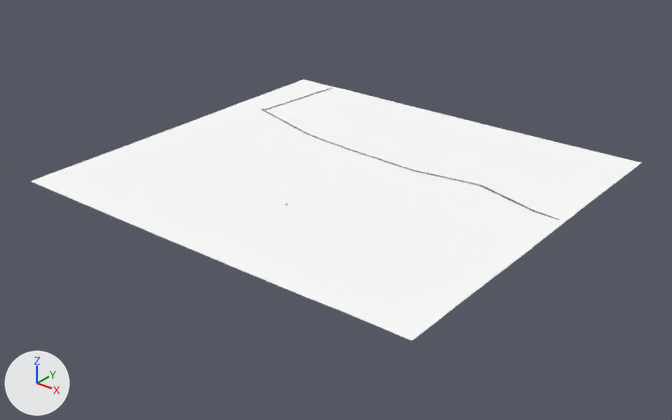
The glTF model public/secciones/suelo_Terreno.glb, before and after one commit.
Before and after are seen from a 50 mm camera at (2302.0, -2923.0, 1622.0) aimed at (25.0, -77.0, -142.0). Lighting does not change. The marker at lower left points along +X, +Y and +Z. The picture after the commit comes second. Vertices at exactly the same position are counted once.

Names of what the first picture shows: 'Suelo_Terreno'.
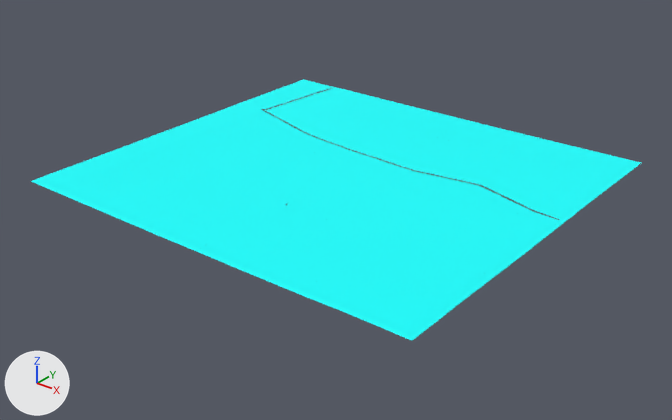
Where the change shows, as pixel boxes [x1, y1, x2, y2] in the pictures (672 x 420 px):
'Suelo_Terreno', recoloured (darker)
    both: [31, 79, 641, 341]

Edits to the bpy script that builds the scene:
```text
Change mat_terreno:
    where n0 = _N.new('ShaderNodeBsdfPrincipled'); n0.name = 'Principled BSDF'
    remove n0.inputs[0].default_value = (1.0, 1.0, 1.0, 1.0)  # 'Base Color', white #ffffff
    add n2 = _N.new('ShaderNodeVertexColor'); n2.name = 'Color Attribute'
    add _L.new(n2.outputs[0], n0.inputs[0])  # 'Color' to 'Base Color'
Change me_terreno:
    where me_terreno.from_pydata(...)  # 14814 vertices, 27752 faces; spans x -982.0..982.0, y -902.0..892.0, z 0.0..13.0
    used by ob_suelo_terreno; location = (0.0, 0.0, 0.0)
    me_terreno part 1: vertex colours changed
```
